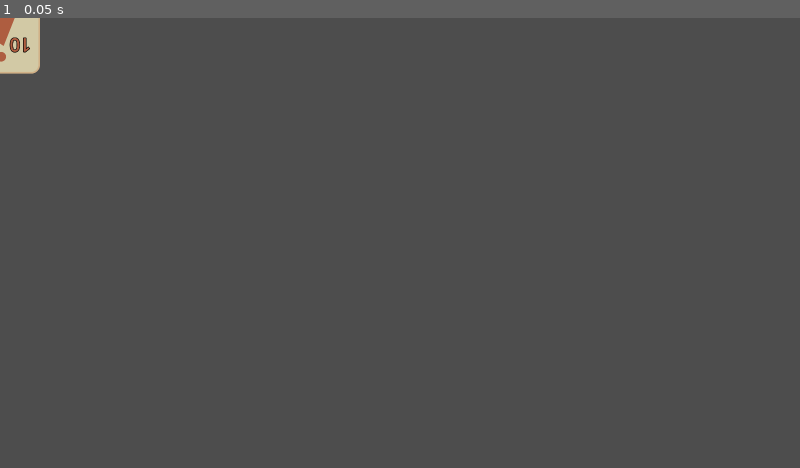
Above: before the commit, frame 1.
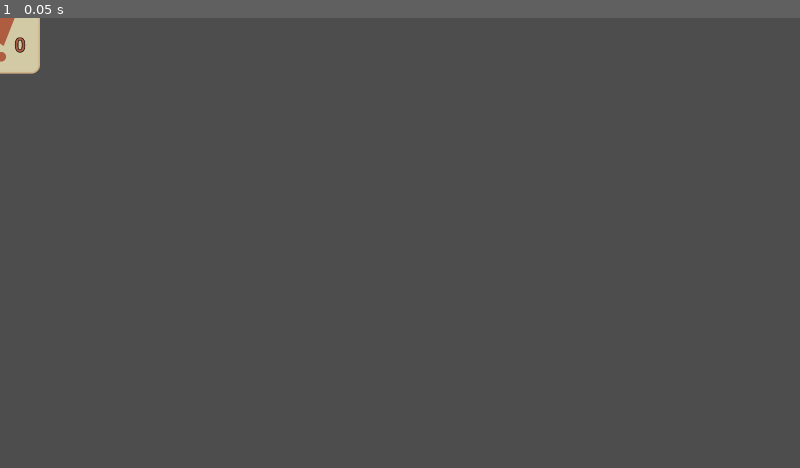
Above: after the commit, the same moment.

Repository: panorb/ludum-dare-53
Game: Godot game, scene res://game/cards/card.tscn
Two runs of this game, one before a commit and one after it. Both use one fixed random seed, a clock stepped at 60 frames per second and the inputs below. This scene is started directly instead of the project's main scene.
Inputs:
- Up to frame 1 (0.05 s): no input

The runs differ from the first frame. In frame 1, less than 0.1% of the frame differs, in the area x 1-4%, y 4-8%.

Commit message:
Cards can spawn in balloon

Diff:
--- a/godot/game/balloon/balloon.gd
+++ b/godot/game/balloon/balloon.gd
@@ -1,4 +1,6 @@
 extends CharacterBody2D
+
+signal card_received(card_type: Card.TYPE, card_value: int)
 
 const DRAG = 0.05
 
@@ -11,6 +13,9 @@
 const PADDING_RIGHT = 1800 - 50
 const PADDING_BOTTOM = 1000 - 200
 
+var card_scene = preload("res://game/cards/card.tscn")
+
+@onready var cage_center = $Cage/Center
 
 func get_wind_speed() -> Vector2:
 	if Input.is_action_pressed("blow_wind"):
@@ -57,3 +62,13 @@
 	adjust_velocity(wind_speed)
 	move_and_slide()
 	reset_outside_position()
+
+func _ready():
+	card_received.connect(_on_card_received)
+
+func _on_card_received(card_type: Card.TYPE, card_value: int):
+	var card: Card = card_scene.instantiate()
+	card.type = card_type
+	card.value = card_value
+	card.set_name("Card")
+	cage_center.add_child(card)
--- a/godot/game/balloon/balloon.tscn
+++ b/godot/game/balloon/balloon.tscn
@@ -28,6 +28,10 @@
 texture = ExtResource("2_7bswg")
 offset = Vector2(0, 540)
 
+[node name="Center" type="Marker2D" parent="Cage"]
+z_index = -1
+position = Vector2(0, 540)
+
 [node name="Fire" type="Sprite2D" parent="."]
 texture = ExtResource("3_ugihq")
 offset = Vector2(-2, 210)
--- a/godot/game/card_spawner/card_spawner.gd
+++ b/godot/game/card_spawner/card_spawner.gd
@@ -1,3 +1,11 @@
 extends Node2D
 
 signal spawn_card
+
+func _ready():
+	spawn_card.connect(_on_card_spawned)
+
+func _on_card_spawned():
+	var balloons = get_tree().get_nodes_in_group("balloon")
+	for balloon in balloons:
+		balloon.card_received(Card.TYPE.ATTACK, 10)
--- a/godot/game/cards/card.gd
+++ b/godot/game/cards/card.gd
@@ -1,4 +1,4 @@
-extends Node2D
+class_name Card extends Node2D
 
 enum TYPE {ATTACK}
 
@@ -6,30 +6,18 @@
 
 signal value_changed(old_value, new_value)
 
-@onready var sprite = get_node("CardSprite")
+@onready var sprite = $CardSprite
 @onready var leftUpperNumber = get_node("%LeftUpperNumber")
 @onready var rightButtomNumber = get_node("%RightButtomNumber")
 @onready var animation_player = get_node("AnimationPlayer")
 
-var type: TYPE:
-	get:
-		return type
-	set(value):
-		type = value
-		if(value == TYPE.ATTACK):
-			sprite.texture = attack_texture
-
-var value: int = 10:
-	get:
-		return value
-	set(new_value):
-		value = new_value
-		_set_numbers(new_value)
+var type: TYPE
+var value: int
 
 func _ready():
+	leftUpperNumber = get_node("%LeftUpperNumber")
 	type = TYPE.ATTACK
 	_set_numbers(value)
-
 
 func take_damage(damage: int) -> int:
 	if damage > 0 and value > 1:
@@ -42,9 +30,16 @@
 
 		value_changed.emit(old_value, value)
 
+		_set_numbers(value)
+
 	return value
 
 func _set_numbers(number: int) -> void:
 	var str_number = str(number)
 	leftUpperNumber.text = str_number
 	rightButtomNumber.text = str_number
+
+func update_type(type: TYPE):
+	match type:
+		TYPE.ATTACK:
+			sprite.texture = attack_texture
